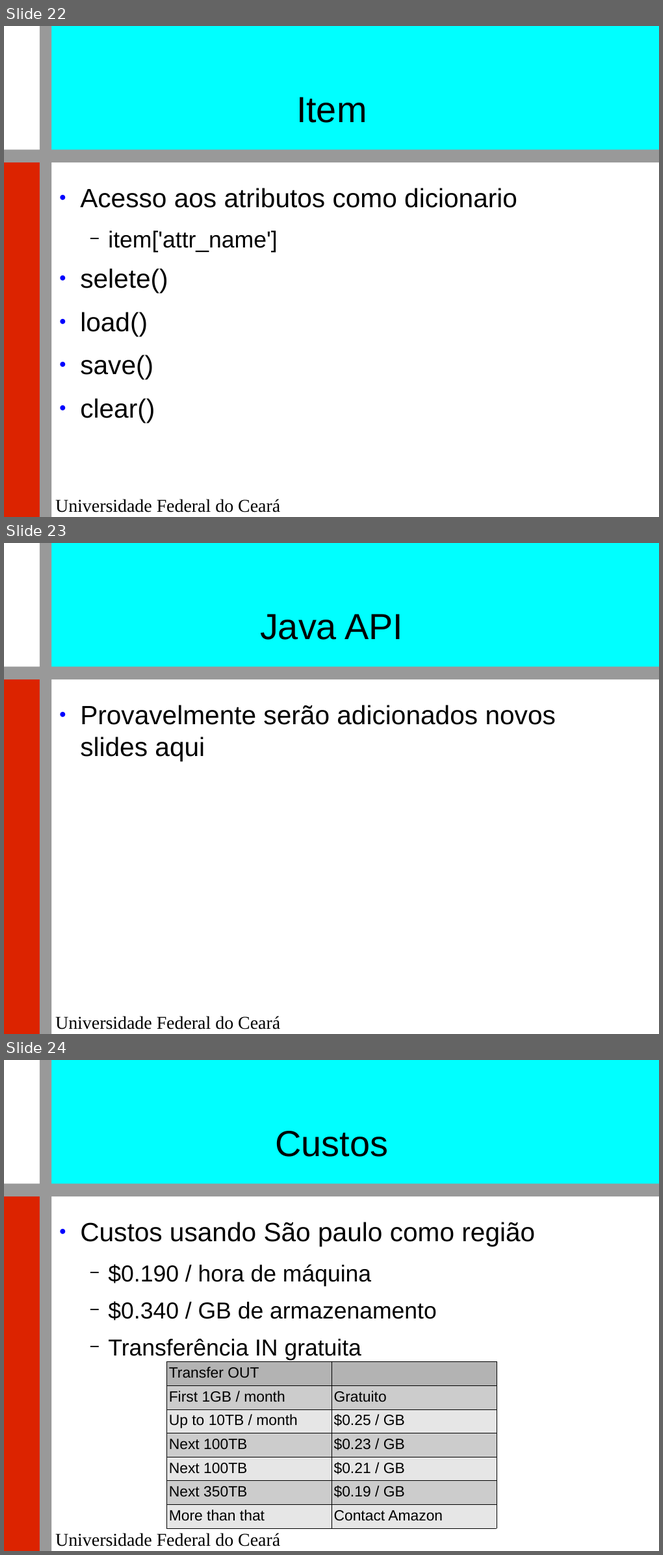
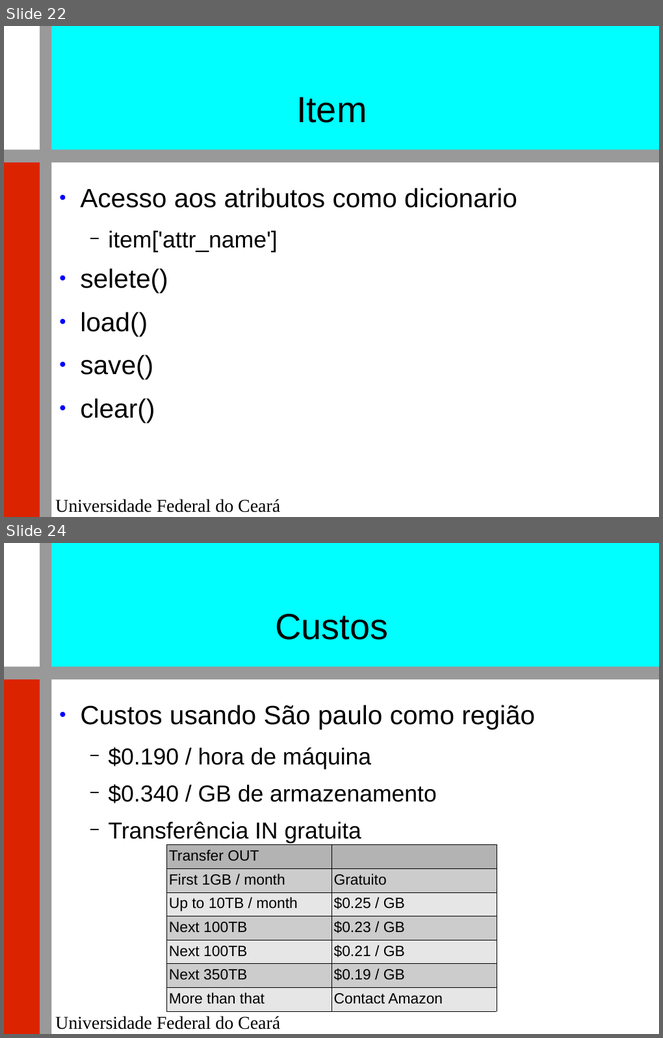
Before and after one commit to renatocjn/NoSQL_TF, a slide deck: Apresentação.odp. Shown one above the other, each under a label of ours: slides 22, 23 and 24 before the commit, slides 22 and 24 after it; the slides between them are not shown. The pictures are 663x1555 and 663x1038 pixels, drawn with LibreOffice and Linux fonts; fonts in the diff are those of the drawing; background and template pictures are left out. Boxes give left, top, right and bottom in pixels: in the first picture for what was removed or moved away, otherwise in the second. Text is boxed around its words. In the diff, an @@ line names an element or a change of style, - is before the commit and + after.

Commit message:
java api e novo pdf

```diff
--- a/Apresentação.odp
+++ b/Apresentação.odp
@@ slide 23 removed at bbox=[4, 543, 659, 1034], background #FFFFFF; not listed: 5 template elements that a slide beside it also shows @@
@@ title removed at bbox=[260, 614, 404, 640] @@
-Java API
@@ text removed at bbox=[80, 705, 556, 761] @@
-● Provavelmente serão adicionados novos slides aqui
```
Also in this commit, not shown: 2 slides changed, 1 slide added, 1 other file.
